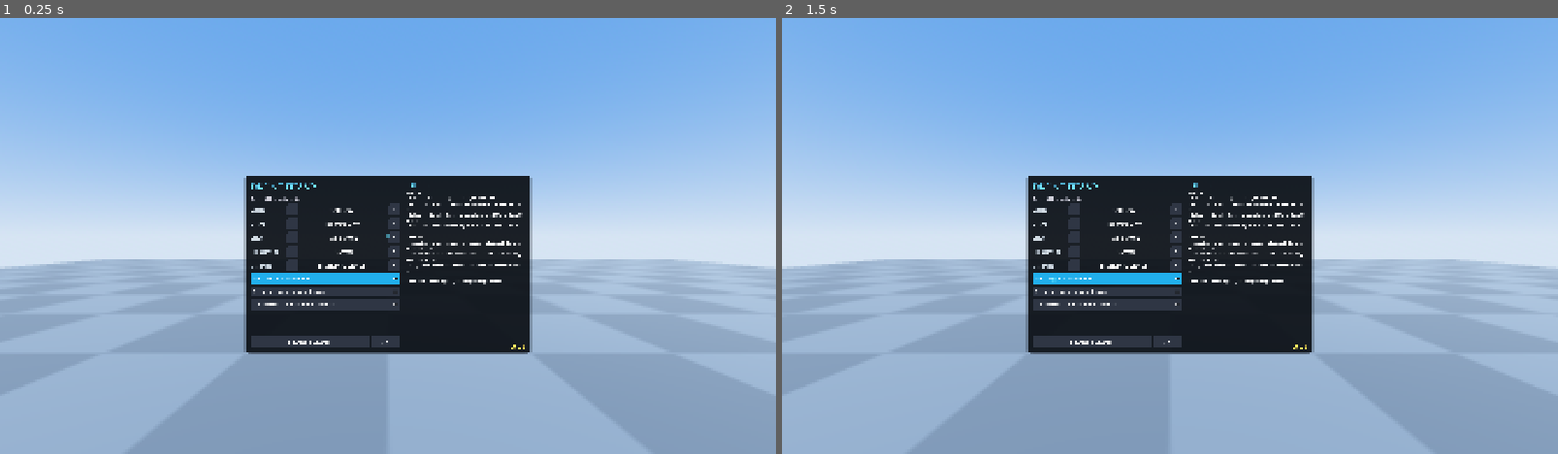
Above: before the commit, frames 1-2 (left to right).
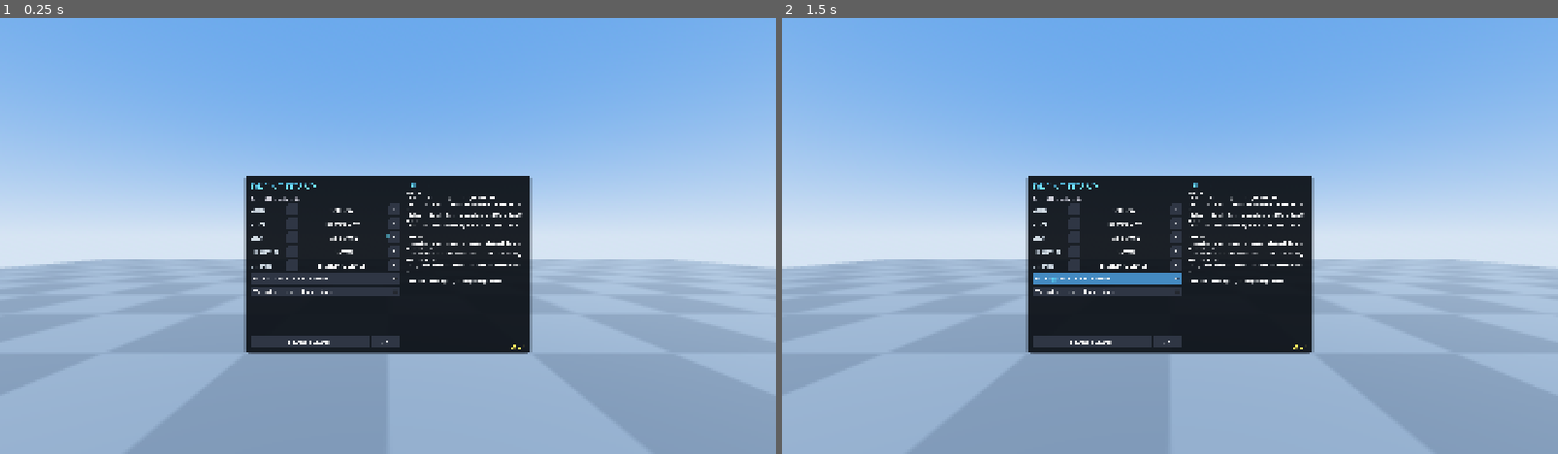
Above: after the commit, the same moments.

Repository: Dr-zalbone/Drone-FPV
Game: Godot game, scene res://scenes/main.tscn
Two runs of this game, one before a commit and one after it. Both use one fixed random seed, a clock stepped at 60 frames per second and the inputs below.
Inputs (mouse positions are in pixels of both pictures, inside the frame that each line leads up to):
- Up to frame 1 (0.25 s): no input
- Up to frame 2 (1.5 s): tap Enter at 0.5 s; move the mouse to (1340, 214) at 0.52 s; hold Right (roll_right) 0.53-1.25 s; tap M (cycle_flight_mode) at 0.6 s; click (1340, 214) at 0.67 s; tap V (cycle_view) at 0.8 s; tap R (reset_drone) at 1.25 s; drag from (1014, 257) to (1131, 323) at 1.27 s

The runs differ from the first frame. In frame 1, 1.1% of the frame differs, in the area x 32-68%, y 58-76%; in frame 2, 1.1%.

Commit message:
v0.2.1: FPV look steers the drone, Cathedral colours, diorama spawn
- FPV: looking left/right turns the drone to face where you look (DJI
  head-tracking style); up/down tilts the camera; the yaw stick turns
  view and drone together. The view reference is world-fixed, so there
  is no drone-turns-view feedback. Manual (acro) keeps view-follows-drone.
  The FPV view-lock toggle is gone (3rd person keeps its own).
- Cathedral: its lighting is baked into the emissive texture with no base
  colour, so it rendered almost white. Unshaded maps now use such an
  emissive texture as colour (black-base glass stays lit).
- Diorama spawn (spawn_low): pilot stands on the diorama ground facing the
  building. Pilots face into the map; the drone goes on the nearest flat
  pad, not necessarily straight ahead.
- tests/spawn_probe.gd prints each map's spawn and facing.

Co-Authored-By: Claude Opus 5.5 <noreply@anthropic.com>

Diff:
--- a/project.godot
+++ b/project.godot
@@ -12,7 +12,7 @@
 
 config/name="Drone FPV"
 config/description="Drone FPV VR simulator for Meta Quest 3S"
-config/version="0.2.0"
+config/version="0.2.1"
 run/main_scene="res://scenes/main.tscn"
 config/features=PackedStringArray("4.7", "Mobile")
 config/icon="res://icon.svg"
--- a/scripts/autoload/game.gd
+++ b/scripts/autoload/game.gd
@@ -19,8 +19,8 @@
 var selected_drone: StringName = &"mini5pro"
 var view_mode: int = VM.THIRD_PERSON
 var flight_mode: int = GameEnums.FlightMode.NORMAL
-## View turns with the drone (true) or stays world-fixed (false), per view mode.
-var fpv_view_local := true
+## 3rd person view turns with the drone (true) or stays world-fixed (false).
+## FPV has no such option: there, looking steers the drone (PlayerRig).
 var third_view_local := false
 ## FPV local view also follows drone pitch/roll (real goggles feel, less comfortable).
 var fpv_follow_attitude := false
@@ -95,20 +95,17 @@
 func view_is_local() -> bool:
 	match view_mode:
 		VM.FPV:
-			return fpv_view_local
+			return true
 		VM.THIRD_PERSON:
 			return third_view_local
 	return false
 
 
+## Only 3rd person has a view lock (FPV always steers with the look).
 func toggle_view_lock() -> void:
-	match view_mode:
-		VM.FPV:
-			fpv_view_local = not fpv_view_local
-		VM.THIRD_PERSON:
-			third_view_local = not third_view_local
-		_:
-			return
+	if view_mode != VM.THIRD_PERSON:
+		return
+	third_view_local = not third_view_local
 	view_lock_changed.emit()
 
 
@@ -148,7 +145,6 @@
 	cfg.set_value("game", "view", view_mode)
 	cfg.set_value("game", "flight", flight_mode)
 	cfg.set_value("game", "quality", quality)
-	cfg.set_value("view", "fpv_local", fpv_view_local)
 	cfg.set_value("view", "third_local", third_view_local)
 	cfg.set_value("view", "fpv_attitude", fpv_follow_attitude)
 	cfg.save(SETTINGS_FILE)
@@ -165,7 +161,6 @@
 	view_mode = cfg.get_value("game", "view", view_mode)
 	flight_mode = cfg.get_value("game", "flight", flight_mode)
 	quality = clampi(cfg.get_value("game", "quality", quality), 0, GameEnums.QUALITY_NAMES.size() - 1)
-	fpv_view_local = cfg.get_value("view", "fpv_local", fpv_view_local)
 	third_view_local = cfg.get_value("view", "third_local", third_view_local)
 	fpv_follow_attitude = cfg.get_value("view", "fpv_attitude", fpv_follow_attitude)
 	set_drone(selected_drone)
--- a/scripts/drone/drone.gd
+++ b/scripts/drone/drone.gd
@@ -13,6 +13,10 @@
 var input := Vector4.ZERO  # x = yaw, y = throttle, z = roll, w = pitch (all -1..1)
 var is_crashed := false
 var armed := true
+## FPV "look steers yaw" (DJI head-tracking style): world yaw the drone turns
+## to face, set by PlayerRig from the camera. NAN = normal yaw-stick control.
+## The rig folds the yaw stick into this heading, so the stick is ignored here.
+var look_yaw := NAN
 
 var camera_mount: Node3D
 var visual: Node3D
@@ -121,8 +125,10 @@
 
 func _integrate_angle(state: PhysicsDirectBodyState3D, dt: float) -> void:
 	var p := spec.mode_params(flight_mode)
-	var yaw_stick := input.x
-	_target_yaw = wrapf(_target_yaw - yaw_stick * deg_to_rad(p.yaw_rate_deg) * dt, -PI, PI)
+	if is_nan(look_yaw):
+		_target_yaw = wrapf(_target_yaw - input.x * deg_to_rad(p.yaw_rate_deg) * dt, -PI, PI)
+	else:
+		_target_yaw = look_yaw
 	var desired := FlightMath.desired_velocity(_target_yaw, input.z, input.w, input.y, p)
 	var accel := FlightMath.velocity_accel(state.linear_velocity, desired, p)
 	# Cancel gravity and apply the commanded acceleration.
--- a/scripts/main.gd
+++ b/scripts/main.gd
@@ -222,17 +222,19 @@
 		var at := Vector3(s[0], s[1], s[2])
 		pilot_xf = Transform3D(Basis(Vector3.UP, WorldBuilder.open_yaw(space, at + Vector3(0, 1.6, 0))), at)
 	else:
-		pilot_xf = WorldBuilder.find_pilot_spawn(space, bounds)
+		pilot_xf = WorldBuilder.find_pilot_spawn(space, bounds, entry.get("spawn_low", false))
 	if entry.has("surround"):
 		var radius := Vector2(bounds.size.x, bounds.size.z).length() + 5000.0
 		_map.add_child(MapDressing.make_surround(entry.surround, surround_y, bounds.get_center(), radius))
 		await get_tree().physics_frame
 
 	var spec := Game.drone_spec()
-	# Drone sits on the ground a few metres in front of the pilot (-Z), on the
-	# flat pad the spawn search checked.
+	# Drone sits on flat ground a few metres from the pilot: straight ahead if
+	# possible, else the nearest flat spot to the side. It faces the same way
+	# as the pilot.
 	var ahead_dist := minf(2.0 + spec.span * 1.5, WorldBuilder.DRONE_PAD_AHEAD)
-	var ahead := pilot_xf.origin + pilot_xf.basis * Vector3(0, 0, -ahead_dist)
+	var pad_dir := WorldBuilder.pad_direction(space, pilot_xf.origin, FlightMath.basis_yaw(pilot_xf.basis))
+	var ahead := pilot_xf.origin + pad_dir * ahead_dist
 	var hit := WorldBuilder.ground_at(space, ahead + Vector3(0, 5, 0), bounds.position.y - 20.0)
 	var ground_y: float = hit.position.y if not hit.is_empty() else pilot_xf.origin.y
 	var drone_xf := Transform3D(pilot_xf.basis, Vector3(ahead.x, ground_y + spec.body_size.y * 0.5 + 0.05, ahead.z))
@@ -299,7 +301,7 @@
 func _on_view_lock_changed() -> void:
 	if _drone:
 		rig.recenter()
-		rig.hud.toast("View " + ("turns with drone" if Game.view_is_local() else "world-fixed"))
+		rig.hud.toast("3rd person view " + ("turns with drone" if Game.view_is_local() else "world-fixed"))
 
 
 func _reset_drone() -> void:
--- a/scripts/player/hud.gd
+++ b/scripts/player/hud.gd
@@ -62,7 +62,9 @@
 		"SPD %4.1f m/s (%3d km/h)   ALT %5.1f m   VS %+4.1f" % [
 			v.length(), int(v.length() * 3.6), drone.global_position.y - origin_height, v.y],
 	])
-	if Game.view_mode != GameEnums.ViewMode.FLYER:
+	if Game.view_mode == GameEnums.ViewMode.FPV:
+		lines.append("Look steers drone" if PlayerRig.fpv_look_steers(drone.flight_mode) else "View turns with drone")
+	elif Game.view_mode == GameEnums.ViewMode.THIRD_PERSON:
 		lines.append("View: " + ("turns with drone" if Game.view_is_local() else "world-fixed"))
 	if drone.is_crashed:
 		lines.append("CRASHED - press B / R to reset")
--- a/scripts/player/player_rig.gd
+++ b/scripts/player/player_rig.gd
@@ -1,7 +1,11 @@
 class_name PlayerRig
 extends XROrigin3D
 ## The player's XR origin. Positions itself every frame for the active view:
-##   FPV          - eyes at the drone camera; head look is a free 360 view.
+##   FPV          - eyes at the drone camera. Looking left/right turns the
+##                  drone to face where you look (DJI goggles head tracking);
+##                  looking up/down tilts the camera. The yaw stick turns the
+##                  view and the drone together. Manual (acro) mode has no
+##                  heading hold, so there the view simply turns with the drone.
 ##   THIRD_PERSON - head direction orbits the camera around the drone.
 ##   FLYER        - fixed pilot position on the ground; only the head moves.
 ## On desktop the XRCamera3D is driven by the mouse instead of an HMD.
@@ -136,27 +140,52 @@
 		camera.transform = Transform3D(Basis.from_euler(Vector3(_desktop_pitch, _desktop_yaw, 0.0)), Vector3(0, eye, 0))
 	if drone == null or view_mode == LOBBY:
 		return
+	if view_mode != VM.FPV:
+		drone.look_yaw = NAN
 	match view_mode:
 		VM.FPV:
-			_update_fpv()
+			_update_fpv(delta)
 		VM.THIRD_PERSON:
 			_update_third_person(delta)
 		VM.FLYER:
 			global_transform = Transform3D(Basis(Vector3.UP, _ref_yaw), pilot_transform.origin)
 
 
-func _update_fpv() -> void:
+func _update_fpv(delta: float) -> void:
 	var mount := drone.camera_transform_interpolated()
-	var ref: Basis
-	if Game.fpv_view_local:
-		if Game.fpv_follow_attitude:
-			ref = mount.basis.orthonormalized()
-		else:
-			ref = Basis(Vector3.UP, FlightMath.basis_yaw(mount.basis))
+	var drone_yaw := FlightMath.basis_yaw(mount.basis)
+	var steering := fpv_look_steers(drone.flight_mode)
+	var ref_yaw := drone_yaw
+	if steering:
+		# The view reference is world-fixed (NOT the drone's heading), otherwise
+		# the drone turning would turn the view, which turns the drone again.
+		if not get_tree().paused:
+			_ref_yaw = fpv_stick_yaw(_ref_yaw, drone.input.x, drone.spec.mode_params(drone.flight_mode).yaw_rate_deg, delta)
+		ref_yaw = _ref_yaw
 	else:
-		ref = Basis(Vector3.UP, _ref_yaw)
+		_ref_yaw = drone_yaw  # so switching back to an angle mode does not jump
+	var ref := Basis(Vector3.UP, ref_yaw)
+	if Game.fpv_follow_attitude:
+		# Keep the drone's pitch/roll (horizon tilt), swap its yaw for ours.
+		ref = ref * (Basis(Vector3.UP, -drone_yaw) * mount.basis.orthonormalized())
 	# Place the origin so the head sits exactly on the drone camera.
 	global_transform = Transform3D(ref, mount.origin - ref * camera.position)
+	drone.look_yaw = fpv_look_yaw(ref_yaw, camera.transform.basis) if steering else NAN
+
+
+## Look-steering applies in the angle modes; Manual (acro) flies on rates.
+static func fpv_look_steers(flight_mode: int) -> bool:
+	return flight_mode != GameEnums.FlightMode.MANUAL
+
+
+## The yaw stick turns the FPV view reference (and so the drone) at the mode's yaw rate.
+static func fpv_stick_yaw(ref_yaw: float, yaw_stick: float, yaw_rate_deg: float, delta: float) -> float:
+	return wrapf(ref_yaw - yaw_stick * deg_to_rad(yaw_rate_deg) * delta, -PI, PI)
+
+
+## World yaw the drone should face: view reference yaw + where the head/mouse looks.
+static func fpv_look_yaw(ref_yaw: float, head_basis: Basis) -> float:
+	return wrapf(ref_yaw + FlightMath.basis_yaw(head_basis), -PI, PI)
 
 
 func _update_third_person(delta: float) -> void:
--- a/scripts/ui/main_menu.gd
+++ b/scripts/ui/main_menu.gd
@@ -39,8 +39,6 @@
 	add_cycler(_setup_box, "Flight mode", func() -> String: return GameEnums.FLIGHT_NAMES[Game.flight_mode], _step_flight)
 	add_cycler(_setup_box, "Graphics", func() -> String: return GameEnums.QUALITY_NAMES[Game.quality],
 			func(dir: int) -> void: Game.cycle_quality(dir))
-	add_toggle(_setup_box, "FPV view turns with drone",
-			func() -> bool: return Game.fpv_view_local, func(on: bool) -> void: Game.fpv_view_local = on)
 	add_toggle(_setup_box, "3rd person view turns with drone",
 			func() -> bool: return Game.third_view_local, func(on: bool) -> void: Game.third_view_local = on)
 	add_toggle(_setup_box, "FPV horizon tilts with drone (intense)",
--- a/scripts/ui/pause_menu.gd
+++ b/scripts/ui/pause_menu.gd
@@ -21,11 +21,6 @@
 			func(_dir: int) -> void: Game.cycle_flight_mode())
 	add_cycler(box, "Graphics", func() -> String: return GameEnums.QUALITY_NAMES[Game.quality],
 			func(dir: int) -> void: Game.cycle_quality(dir))
-	add_toggle(box, "FPV view turns with drone",
-			func() -> bool: return Game.fpv_view_local,
-			func(on: bool) -> void:
-				Game.fpv_view_local = on
-				Game.view_lock_changed.emit())
 	add_toggle(box, "3rd person view turns with drone",
 			func() -> bool: return Game.third_view_local,
 			func(on: bool) -> void:
--- a/scripts/world/map_dressing.gd
+++ b/scripts/world/map_dressing.gd
@@ -13,6 +13,9 @@
 
 
 ## Returns the number of materials switched to unshaded.
+## Baked-light models often keep their final colours in the EMISSIVE texture
+## with no base colour (e.g. the Cathedral: white base + emission = blown out
+## when lit). Those get the emissive texture as their unshaded colour.
 static func make_unshaded(map: Node) -> int:
 	var cache := {}  # source material -> unshaded copy (keeps sharing intact)
 	for node in map.find_children("*", "MeshInstance3D", true, false):
@@ -23,8 +26,17 @@
 			var src := mi.get_active_material(i) as BaseMaterial3D
 			if src == null:
 				continue
+			# Base texture only for alpha + emissive colour (e.g. stained glass with
+			# a black base): already correct when lit, and unshaded would drop
+			# the emission, so leave it.
+			if src.albedo_texture != null and src.emission_enabled and src.emission_texture != null:
+				continue
 			if not cache.has(src):
 				var mat := src.duplicate() as BaseMaterial3D
+				if mat.albedo_texture == null and mat.emission_enabled and mat.emission_texture != null:
+					mat.albedo_texture = mat.emission_texture
+					mat.albedo_color = Color(mat.emission.r, mat.emission.g, mat.emission.b, mat.albedo_color.a)
+					mat.emission_enabled = false
 				mat.shading_mode = BaseMaterial3D.SHADING_MODE_UNSHADED
 				cache[src] = mat
 			mi.set_surface_override_material(i, cache[src])
--- a/scripts/world/world_builder.gd
+++ b/scripts/world/world_builder.gd
@@ -166,7 +166,9 @@
 ## Picks a pilot standing spot: a flat lookout with open sky above, a wide
 ## view and a drone pad in front, near the middle of the map. Faces the most
 ## open direction that has a pad.
-static func find_pilot_spawn(space: PhysicsDirectSpaceState3D, bounds: AABB) -> Transform3D:
+## prefer_low: stand at ground level instead (dioramas, where the highest
+## open spot is the roof of the building you came to look at).
+static func find_pilot_spawn(space: PhysicsDirectSpaceState3D, bounds: AABB, prefer_low := false) -> Transform3D:
 	var center := bounds.get_center()
 	var top := bounds.end.y + 20.0
 	var bottom := bounds.position.y - 20.0
@@ -200,11 +202,15 @@
 	var best_yaw := 0.0
 	var best_score := -INF
 	for p in spots:
-		var view := view_openness(space, p + Vector3(0, 1.6, 0), center)
+		# Roofs always have the most open view, so "low" must be a hard rule.
+		if prefer_low and p.y > lo + 0.25 * (hi - lo):
+			continue
+		var view := view_openness(space, p + Vector3(0, 1.6, 0), center, prefer_low)
 		if view.y < 0.0:
 			continue  # nowhere to put the drone
+		var height_norm := (p.y - lo) / maxf(hi - lo, 0.01)
 		var score := spawn_score(
-			(p.y - lo) / maxf(hi - lo, 0.01), view.x,
+			1.0 - height_norm if prefer_low else height_norm, view.x,
 			Vector2(p.x - center.x, p.z - center.z).length() / half_diag)
 		if score > best_score:
 			best_score = score
@@ -218,11 +224,13 @@
 ## Returns Vector2(openness 0..1, yaw to face), or yaw = -1 when no direction
 ## has a flat drone pad ahead. The facing is open AND looks towards `center`
 ## (the scenery): "open" alone would also mean staring at empty space past
-## the edge of the map.
-static func view_openness(space: PhysicsDirectSpaceState3D, eye: Vector3, center: Vector3) -> Vector2:
+## the edge of the map. face_center: ignore openness when choosing the yaw
+## (dioramas: face the building even though the view outwards is emptier).
+static func view_openness(space: PhysicsDirectSpaceState3D, eye: Vector3, center: Vector3, face_center := false) -> Vector2:
 	var total := 0.0
 	var best_yaw := -1.0
 	var best_value := -INF
+	var any_pad := false
 	var to_center := Vector3(center.x - eye.x, 0, center.z - eye.z)
 	var has_center := to_center.length() > 5.0
 	to_center = to_center.normalized() if has_center else Vector3.ZERO
@@ -233,11 +241,25 @@
 		var hit := _ray(space, eye, eye + dir * SPAWN_VIEW_REACH)
 		var free := SPAWN_VIEW_REACH if hit.is_empty() else eye.distance_to(hit.position)
 		total += free
-		var value := facing_value(free / SPAWN_VIEW_REACH, dir.dot(to_center))
-		if value > best_value and has_drone_pad(space, eye - Vector3(0, 1.6, 0), dir):
+		var value := dir.dot(to_center) if face_center else facing_value(free / SPAWN_VIEW_REACH, dir.dot(to_center))
+		if value > best_value:
 			best_value = value
 			best_yaw = yaw
-	return Vector2(total / (dirs * SPAWN_VIEW_REACH), best_yaw)
+		any_pad = any_pad or has_drone_pad(space, eye - Vector3(0, 1.6, 0), dir)
+	# The drone goes on the nearest pad around the pilot (pad_direction), so
+	# a pad is needed somewhere, not necessarily straight ahead.
+	return Vector2(total / (dirs * SPAWN_VIEW_REACH), best_yaw if any_pad else -1.0)
+
+
+## Direction (horizontal unit vector) for the drone's start pad: straight
+## ahead if flat there, else the nearest flat direction to either side.
+static func pad_direction(space: PhysicsDirectSpaceState3D, feet: Vector3, yaw: float) -> Vector3:
+	for step in 7:
+		for side: float in ([0.0] if step == 0 else [1.0, -1.0]):
+			var dir := Basis(Vector3.UP, yaw + side * step * TAU / 12.0) * Vector3.FORWARD
+			if has_drone_pad(space, feet, dir):
+				return dir
+	return Basis(Vector3.UP, yaw) * Vector3.FORWARD
 
 
 ## How good a facing direction is: open view (0..1) and looking towards the
--- a/tests/run_tests.gd
+++ b/tests/run_tests.gd
@@ -29,6 +29,8 @@
 	_test_spawn_score()
 	_test_valley_terrain()
 	await _test_valley_world()
+	_test_fpv_look_math()
+	await _test_fpv_look_steers()
 	await _test_drone_physics()
 	print("\nRESULT: %d passed, %d failed" % [_passed, _failed])
 	quit(1 if _failed > 0 else 0)
@@ -226,6 +228,29 @@
 	check(a.shading_mode == BaseMaterial3D.SHADING_MODE_UNSHADED and a == b, "unshaded copy shared")
 	check(lit.shading_mode != BaseMaterial3D.SHADING_MODE_UNSHADED, "source material untouched")
 	root_node.free()
+	# Baked light in the emissive texture (Cathedral): becomes the colour.
+	var tex := ImageTexture.create_from_image(Image.create(4, 4, false, Image.FORMAT_RGBA8))
+	var baked := StandardMaterial3D.new()
+	baked.emission_enabled = true
+	baked.emission_texture = tex
+	var glass := StandardMaterial3D.new()
+	glass.albedo_texture = tex
+	glass.albedo_color = Color.BLACK
+	glass.emission_enabled = true
+	glass.emission_texture = tex
+	root_node = Node3D.new()
+	for mat in [baked, glass]:
+		var mi := MeshInstance3D.new()
+		var box := BoxMesh.new()
+		box.material = mat
+		mi.mesh = box
+		root_node.add_child(mi)
+	MapDressing.make_unshaded(root_node)
+	var b0 := (root_node.get_child(0) as MeshInstance3D).get_active_material(0) as BaseMaterial3D
+	check(b0.albedo_texture == tex and not b0.emission_enabled and b0.shading_mode == BaseMaterial3D.SHADING_MODE_UNSHADED,
+		"emissive-baked material uses its emissive texture as colour")
+	check((root_node.get_child(1) as MeshInstance3D).get_active_material(0) == glass, "black-base glass left lit")
+	root_node.free()
 
 
 func _test_spawn_score() -> void:
@@ -272,8 +297,64 @@
 	var bounds := WorldBuilder.visual_bounds(world)
 	var found := WorldBuilder.find_pilot_spawn(space, bounds)
 	check(found.origin.y > TestField.WATER_LEVEL, "spawn search lands on dry ground (%s)" % found.origin)
-	check(WorldBuilder.has_drone_pad(space, found.origin, -found.basis.z), "spawn search keeps a drone pad")
+	var pad := WorldBuilder.pad_direction(space, found.origin, FlightMath.basis_yaw(found.basis))
+	check(WorldBuilder.has_drone_pad(space, found.origin, pad), "spawn search keeps a drone pad")
 	check(world.find_children("*", "MeshInstance3D", true, false).size() < 90, "few draw calls")
+	world.queue_free()
+	await physics_frame
+
+
+## PlayerRig uses the Game autoload, which does not exist yet when this
+## script compiles, so it is loaded at runtime instead of named.
+func _rig_script() -> GDScript:
+	return load("res://scripts/player/player_rig.gd")
+
+
+func _test_fpv_look_math() -> void:
+	var rig_script := _rig_script()
+	check(rig_script.fpv_look_steers(GameEnums.FlightMode.NORMAL), "look steers in angle modes")
+	check(not rig_script.fpv_look_steers(GameEnums.FlightMode.MANUAL), "manual mode: view follows drone")
+	check(near(rig_script.fpv_look_yaw(0.5, Basis(Vector3.UP, 0.3)), 0.8), "look yaw = reference + head yaw")
+	var pitched := Basis.from_euler(Vector3(-0.6, 0.3, 0.0))
+	check(near(rig_script.fpv_look_yaw(0.0, pitched), 0.3), "looking down does not change the heading")
+	check(near(rig_script.fpv_stick_yaw(0.0, 1.0, 90.0, 1.0), -PI / 2.0), "full right yaw stick turns right at the mode rate")
+
+
+## Integration: in FPV, looking 60 deg left turns the drone to face there,
+## then it holds that heading (no feedback spin); the view stays where you look.
+func _test_fpv_look_steers() -> void:
+	var world := WorldBuilder.make_test_field()
+	root.add_child(world)
+	var drone := Drone.new()
+	root.add_child(drone)
+	drone.setup(DroneCatalog.get_spec(&"mini5pro"), Transform3D(Basis.IDENTITY, Vector3(0, 5, 0)), -100.0)
+	drone.set_flight_mode(GameEnums.FlightMode.NORMAL)
+	var rig: Node3D = _rig_script().new()
+	root.add_child(rig)
+	rig.drone = drone
+	rig.set_view_mode(GameEnums.ViewMode.FPV)
+	rig.desktop_look(Vector2(-deg_to_rad(60.0) / rig.MOUSE_SENS, 0.0))  # mouse left
+	for i in 120:
+		await physics_frame
+	var yaw := FlightMath.basis_yaw(drone.global_basis)
+	check(near(yaw, deg_to_rad(60.0), 0.05), "drone turned to the look direction (%.1f deg)" % rad_to_deg(yaw))
+	for i in 60:
+		await physics_frame
+	check(near(FlightMath.basis_yaw(drone.global_basis), yaw, 0.02), "heading holds, no feedback spin")
+	var cam: Node3D = rig.camera
+	check(near(FlightMath.basis_yaw(cam.global_basis), deg_to_rad(60.0), 0.05), "view stays where you look")
+	drone.spec = DroneCatalog.get_spec(&"dji_fpv")  # the only drone with Manual
+	drone.set_flight_mode(GameEnums.FlightMode.MANUAL)
+	for i in 2:
+		await process_frame
+	check(is_nan(drone.look_yaw), "manual mode ignores the look")
+	rig.set_view_mode(GameEnums.ViewMode.THIRD_PERSON)
+	drone.set_flight_mode(GameEnums.FlightMode.NORMAL)
+	for i in 2:
+		await process_frame
+	check(is_nan(drone.look_yaw), "3rd person does not steer with the look")
+	rig.queue_free()
+	drone.queue_free()
 	world.queue_free()
 	await physics_frame
 
--- /dev/null
+++ b/tests/spawn_probe.gd
@@ -0,0 +1,31 @@
+extends SceneTree
+## Debug: prints each map's pilot spawn, facing and the direction to the map centre.
+##   godot --headless --path . --script res://tests/spawn_probe.gd [-- map_index]
+func _initialize() -> void:
+	_run.call_deferred()
+
+
+func _run() -> void:
+	await process_frame
+	var game: Node = root.get_node("Game")
+	var main: Node = (load("res://scenes/main.tscn") as PackedScene).instantiate()
+	root.add_child(main)
+	var args := OS.get_cmdline_user_args()
+	var indices: Array = range(game.maps.size()) if args.is_empty() else [int(args[0])]
+	for m: int in indices:
+		game.selected_map = m
+		main._start_game()
+		while main.state != main.State.PLAYING:
+			await process_frame
+		var xf: Transform3D = main.rig.pilot_transform
+		var bounds := WorldBuilder.visual_bounds(main._map)
+		var c := bounds.get_center()
+		var to_c := Vector3(c.x - xf.origin.x, 0, c.z - xf.origin.z)
+		var fwd := -xf.basis.z
+		print("%s: pilot %s  bounds y %.1f..%.1f  facing.dot(to_centre)=%.2f  dist to centre %.1f m" % [
+			game.current_map().id, xf.origin, bounds.position.y, bounds.end.y,
+			fwd.dot(to_c.normalized()), to_c.length()])
+		main._exit_to_menu()
+		for i in 5:
+			await process_frame
+	quit()
Not shown, changed: assets/maps/manifest.json
Not shown, changed: export_presets.cfg
